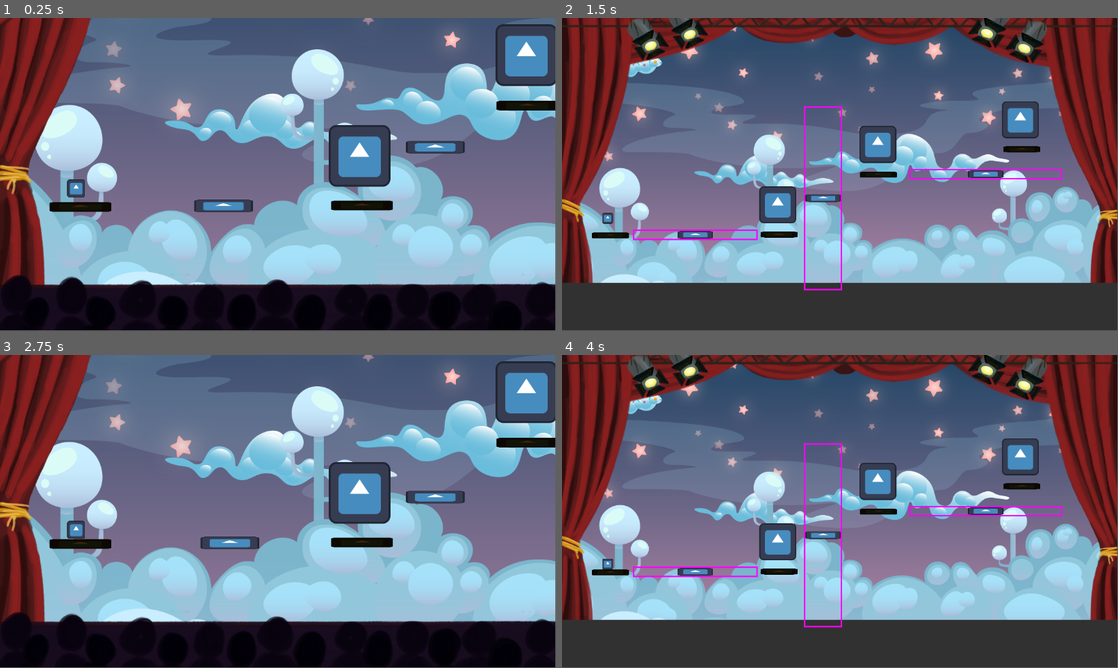
Above: before the commit, frames 1-4 (two rows, left to right).
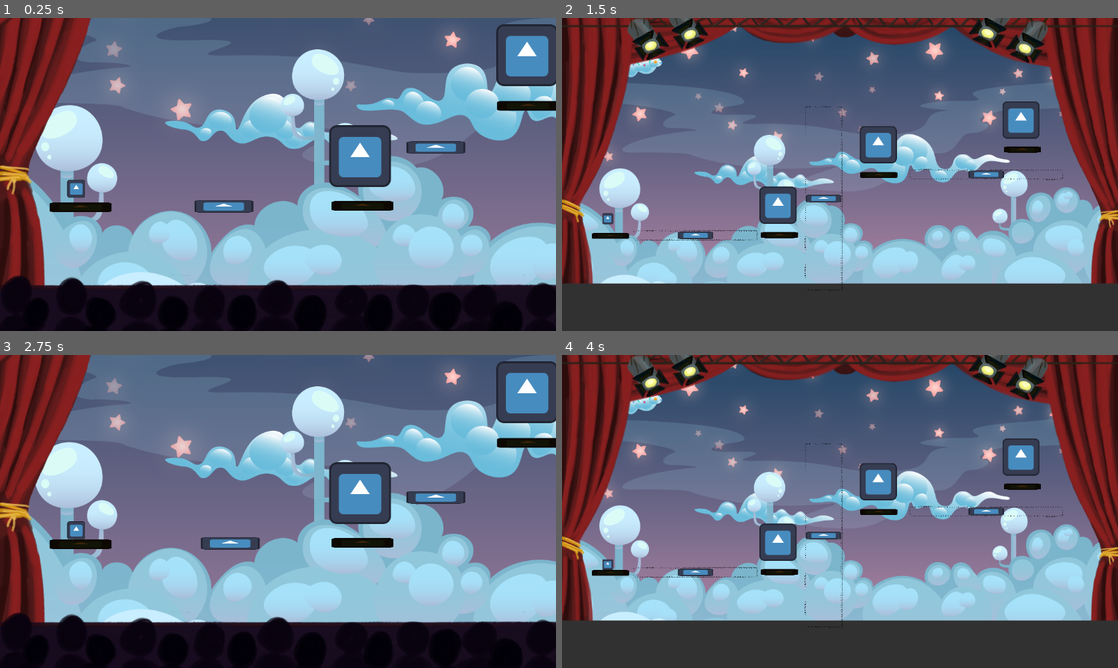
Above: after the commit, the same moments.

Repository: danigeri/Brackeys-Game-Jam
Game: Godot game, scene res://scenes/GameLoop/game_loop.tscn
The game is run twice, just before and just after one commit, with the same random seed, the same clock (stepped at 60 frames per second) and the same inputs. The engine's default icon, where the game draws it, is replaced by a stand-in: a white triangle on a blue panel in a dark square.
Inputs (mouse positions are in pixels of both pictures, inside the frame that each line leads up to):
- Up to frame 1 (0.25 s): no input
- Up to frame 2 (1.5 s): move the mouse to (789, 205) at 0.52 s; press the mouse at (789, 205) at 0.53 s; hold Right (right) from 0.53 s (still down); tap Up (up) at 0.77 s; move the mouse to (995, 199) at 1.27 s; release the mouse at (995, 199) at 1.28 s; tap G (ghost_run) at 1.35 s; click (995, 199) at 1.42 s
- Up to frame 3 (2.75 s): tap Up (up) at 1.52 s; move the mouse to (422, 511) at 2.02 s; release Right (right) at 2.03 s; hold Left (left) from 2.03 s (still down); tap P (player_run) at 2.1 s; click (422, 511) at 2.17 s
- Up to frame 4 (4 s): move the mouse to (812, 574) at 2.77 s; release Left (left) at 2.78 s; hold Right (right) from 2.78 s (still down); click (812, 574) at 2.85 s; tap Up (up) at 3.02, 3.77 s; move the mouse to (1006, 558) at 3.52 s; tap G (ghost_run) at 3.6 s
In our replay, the window is 799x449 before the commit and 800x450 after it. These sizes can differ from the game's own. Grey fills any space a smaller window leaves; there, only what the larger window draws over its background counts as a difference.

The runs differ from the first frame. In frame 1, 2.1% of the frame differs, in the area x 0-100%, y 0-86%; in frame 2, 3.8%, in the area x 0-100%, y 0-88%; in frame 3, 2.1%; in frame 4, 3.8%.

Commit message:
texture to cucc

Diff:
--- a/project.godot
+++ b/project.godot
@@ -32,6 +32,8 @@
 
 [display]
 
+window/stretch/mode="viewport"
+window/stretch/aspect="expand"
 mouse_cursor/custom_image="uid://blbjbrt4asss6"
 mouse_cursor/custom_image_hotspot=Vector2(48, 48)
 mouse_cursor/tooltip_position_offset=Vector2(0, 0)
--- a/scenes/Platform/platform.tscn
+++ b/scenes/Platform/platform.tscn
@@ -2,6 +2,7 @@
 
 [ext_resource type="Script" uid="uid://crawxa0cftex5" path="res://scenes/Platform/platform.gd" id="1_7j252"]
 [ext_resource type="Texture2D" uid="uid://bpk8mwrd5w4tv" path="res://icon.svg" id="2_7j252"]
+[ext_resource type="Texture2D" uid="uid://cwa5cxfykhn5y" path="res://assets/dots.png" id="3_kqafi"]
 
 [sub_resource type="RectangleShape2D" id="RectangleShape2D_34mie"]
 size = Vector2(156, 54)
@@ -33,7 +34,8 @@
 visible = false
 closed = true
 width = 5.0
-default_color = Color(1, 0, 1, 1)
+texture = ExtResource("3_kqafi")
+texture_mode = 1
 
 [connection signal="mouse_entered" from="Node2D/Area2D" to="." method="_on_area_2d_mouse_entered"]
 [connection signal="mouse_exited" from="Node2D/Area2D" to="." method="_on_area_2d_mouse_exited"]
